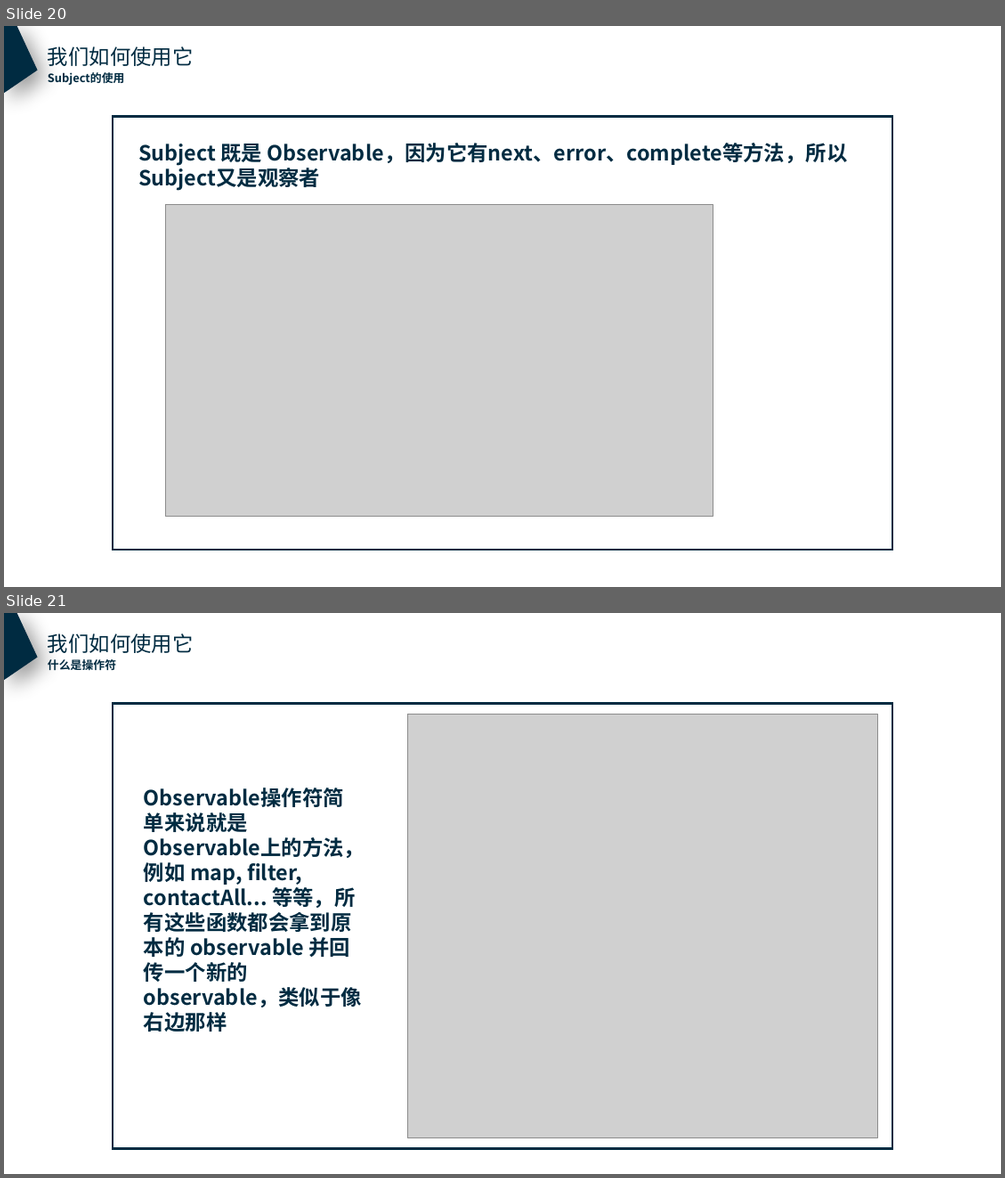
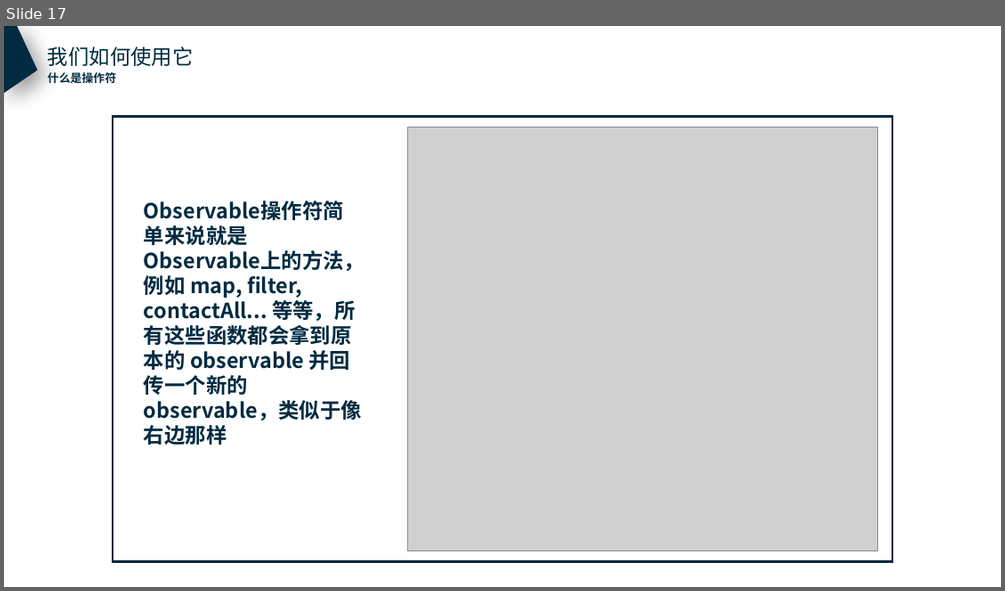
Before and after one commit to luoyiyi/rxjs-demos, a slide deck: rxjs入门分享.pptx. Shown one above the other, each under a label of ours: slides 20 and 21 before the commit, slide 17 after it. The pictures are 1005x1178 and 1005x591 pixels, drawn with LibreOffice and Linux fonts; fonts in the diff are those of the drawing; grey boxes stand for pictures. Boxes give left, top, right and bottom in pixels: in the first picture for what was removed or moved away, otherwise in the second. Text is boxed around its words. In the diff, an @@ line names an element or a change of style, - is before the commit and + after.

```diff
--- a/rxjs入门分享.pptx
+++ b/rxjs入门分享.pptx
@@ slide 20 removed at <box>4,26,1001,587</box>, background #FFFFFF @@
@@ freeform shape removed at <box>4,26,38,94</box> @@
@@ text removed at <box>48,46,194,66</box> @@
-我们如何使用它
@@ text removed at <box>48,72,125,85</box> @@
-Subject的使用
@@ rectangle removed at <box>113,117,892,549</box> @@
@@ text removed at <box>138,143,848,191</box> @@
-Subject 既是 Observable，因为它有next、error、complete等方法，所以Subject又是观察者
@@ picture removed at <box>165,205,713,516</box> @@
@@ what was slide 21 is now slide 17 @@
```
Also in this commit, not shown: 5 slides changed, 3 other slides removed, 9 other files.
